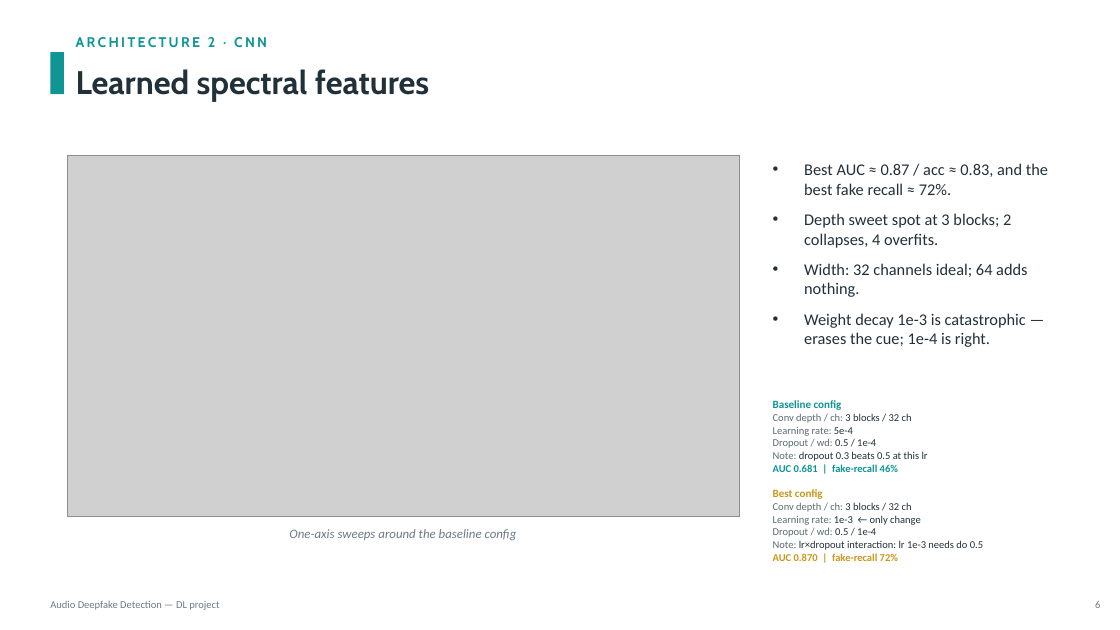
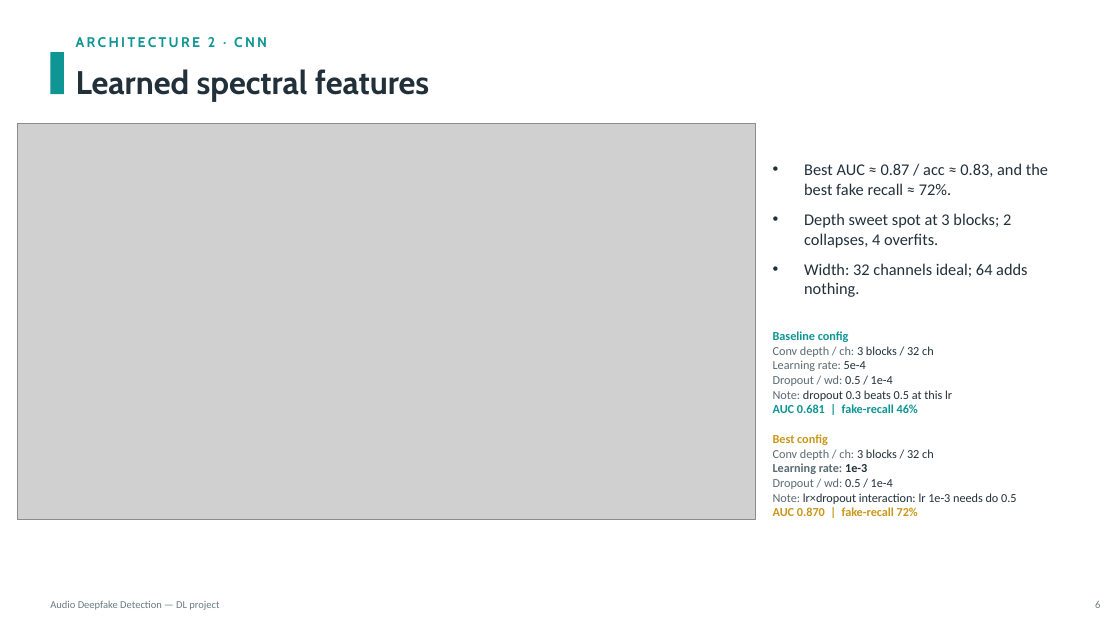
Before and after one commit to KonstaninosKaimakis/audio-deepfake-detection-DL, a slide deck: slide 6 of presentation.pptx. Drawn at 1120x630 pixels with LibreOffice and Linux fonts; fonts in the diff are those of the drawing; grey boxes stand for pictures. Boxes give left, top, right and bottom in pixels: in the first picture for what was removed or moved away, otherwise in the second. Text is boxed around its words. In the diff, an @@ line names an element or a change of style, - is before the commit and + after.

```diff
--- a/presentation.pptx
+++ b/presentation.pptx
@@ picture: place and size @@
-picture at (67,155,739,517)
+picture at (18,124,755,520)
@@ text at (804,313,1026,347): paragraph removed @@
-• Weight decay 1e-3 is catastrophic — erases the cue; 1e-4 is right.
@@ text at (773,331,1016,516): size 9.5 to 10.5 pt in "Baseline config", "Best config"; size 9 to 10.5 pt in "Conv depth / ch: 3 blocks / ...", "Learning rate: 5e-4", "Dropout / wd: 0.5 / 1e-4", "Note: dropout 0.3 beats 0.5 at this ..." and 5 more places @@
@@ text at (773,463,867,474): text changed; size 9 to 10.5 pt; text colour #22303A to #5C6B73; bold on @@
-Learning rate: 1e-3 ← only change
+Learning rate: 1e-3
@@ text removed at (289,529,517,540) @@
-One-axis sweeps around the baseline config
```
Also in this commit, not shown: 7 other slides changed.
